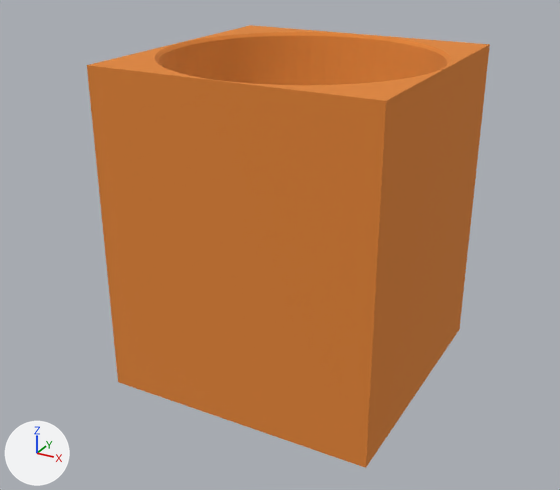
Before and after pictures for a commit that changed the Blender file assets/blend_files/basic_cup.blend.
Before and after are seen from a camera (50 mm lens) standing at (4.28, -8.32, 3.74) and looking at (-0.16, -0.26, -0.29). The axes (+X, +Y, +Z) are drawn at lower left. The lights are the same throughout.

The older version as bpy lines, for what is in view:
```python
me_cup = bpy.data.meshes.new('cup')
me_cup.from_pydata(...)  # 296 vertices, 238 faces; spans x -1.0..1.0, y -1.0..1.0, z -1.0..1.05
me_cup.materials.append(mat_cup_material)  # orange #e78b3a
ob_cup = bpy.data.objects.new('cup', me_cup)
ob_cup.location = (0.0, 0.0, 0.0)
ob_cup.scale = (1.76, 1.76, 2.02)
```
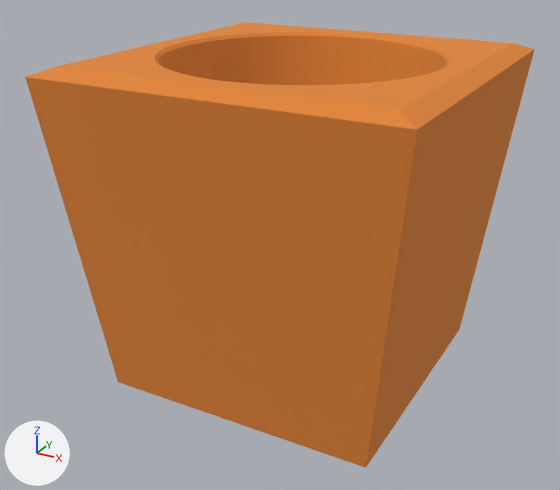
The newer file is also rescaled (x0.5) as a whole; pictures and numbers use the older file's frame.

Diff of the bpy script that builds the scene:
```diff
--- a/assets/blend_files/basic_cup.blend.py
+++ b/assets/blend_files/basic_cup.blend.py
@@ me_cup @@
 # used by ob_cup; location = (0.0, 0.0, 0.0); scale = (1.76, 1.76, 2.02)
-me_cup.from_pydata(...)  # 296 vertices, 238 faces; spans x -1.0..1.0, y -1.0..1.0, z -1.0..1.05
+me_cup.from_pydata(...)  # 296 vertices, 238 faces; spans x -1.27..1.27, y -1.27..1.27, z -1.0..1.05
+# me_cup part 1: 68 of 296 vertices moved; they spanned x -1.0..1.0, y -1.0..1.0, z 1.0..1.05 and now span x -1.27..1.27, y -1.27..1.27, z 1.0..1.05; mean shift (0.0, 0.0, 0.0); largest move (1.0, 1.0, 1.0) -> (1.27, 1.27, 1.0)
 me_cup.materials.append(mat_cup_material)
```

Pixel boxes [x1, y1, x2, y2] of what changed, in the pictures (560 x 490 px):
'cup', reshaped (26% wider): before [87, 25, 490, 468]; after [25, 22, 535, 468]
